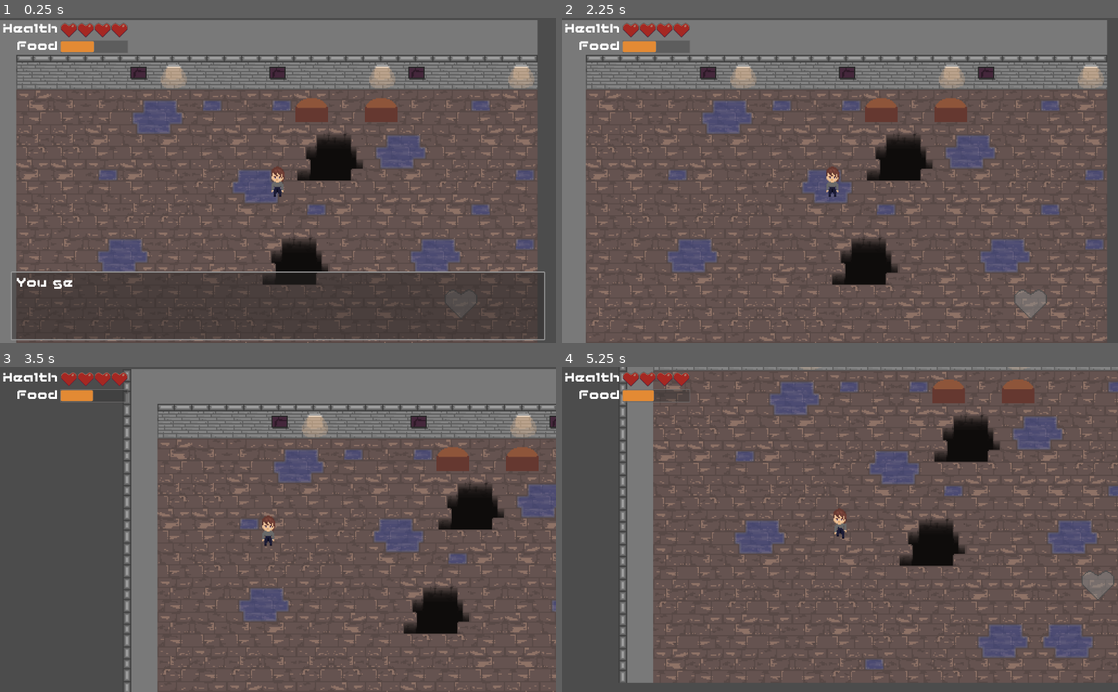
Above: before the commit, frames 1-4 (two rows, left to right).
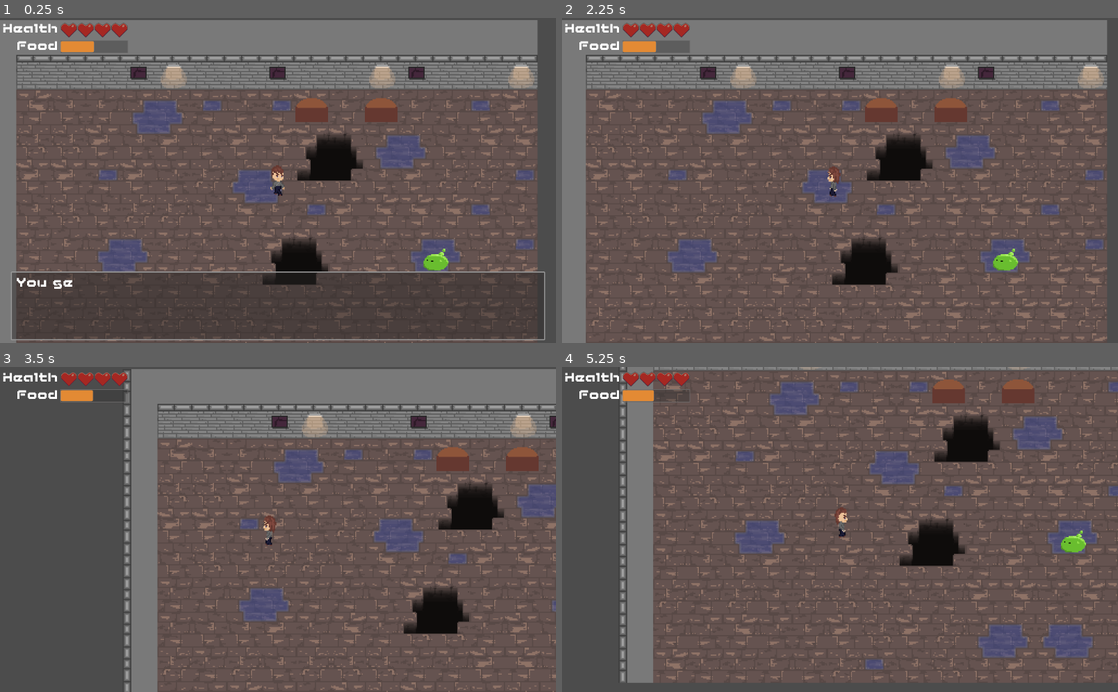
Above: after the commit, the same moments.

Repository: Drauthius/ld45
Game: Godot game, scene res://scn/Game.tscn
Same seed, same stepped clock (60 frames per second), same inputs: the game is played once before the commit and once after it.
Inputs (mouse positions are in pixels of both pictures, inside the frame that each line leads up to):
- Up to frame 1 (0.25 s): no input
- Up to frame 2 (2.25 s): tap Enter (player_interact) at 0.5, 1.35, 2 s; move the mouse to (812, 245) at 0.52 s; hold Space (player_attack) 0.53-1.28 s; hold Up (player_up) 0.53-2.03 s; click (812, 245) at 0.67 s; move the mouse to (1006, 229) at 1.27 s; move the mouse to (673, 131) at 2.02 s; hold Left (player_left) from 2.03 s (still down); tap 1 at 2.1 s
- Up to frame 3 (3.5 s): keep holding Left (player_left); move the mouse to (305, 529) at 2.77 s; tap 9 at 2.85 s; click (305, 529) at 2.92 s
- Up to frame 4 (5.25 s): move the mouse to (756, 448) at 3.52 s; release Left (player_left) at 3.53 s; hold Down (player_down) 3.53-4.28 s; tap 0 at 3.6 s; move the mouse to (962, 513) at 4.27 s; hold Right (player_right) 4.28-5.03 s; tap Space (player_attack) at 4.35 s; move the mouse to (728, 545) at 5.02 s; hold Up (player_up) from 5.03 s (still down); tap Enter (player_interact) at 5.1 s; click (728, 545) at 5.17 s

The runs differ from the first frame. In frame 1, 0.3% of the frame differs, in the area x 48-86%, y 45-93%; in frame 2, 0.6%; in frame 3, 0.1%; in frame 4, 0.6%, in the area x 48-100%, y 43-72%.

Commit message:
Hook in new sprites, but only slightly

Diff:
--- /dev/null
+++ b/scn/Blobber.tscn
@@ -0,0 +1,47 @@
+[gd_scene load_steps=4 format=2]
+
+[ext_resource path="res://scn/Enemy.tscn" type="PackedScene" id=1]
+[ext_resource path="res://gfx/blobber-45.png" type="Texture" id=2]
+
+[sub_resource type="Animation" id=1]
+resource_name = "run_up"
+length = 0.7
+loop = true
+tracks/0/type = "value"
+tracks/0/path = NodePath("Sprite:frame")
+tracks/0/interp = 1
+tracks/0/loop_wrap = true
+tracks/0/imported = false
+tracks/0/enabled = true
+tracks/0/keys = {
+"times": PoolRealArray( 0, 0.2, 0.4, 0.6 ),
+"transitions": PoolRealArray( 1, 1, 1, 1 ),
+"update": 1,
+"values": [ 0, 1, 2, 3 ]
+}
+tracks/1/type = "value"
+tracks/1/path = NodePath("Sprite:texture")
+tracks/1/interp = 1
+tracks/1/loop_wrap = true
+tracks/1/imported = false
+tracks/1/enabled = true
+tracks/1/keys = {
+"times": PoolRealArray( 0 ),
+"transitions": PoolRealArray( 1 ),
+"update": 1,
+"values": [ ExtResource( 2 ) ]
+}
+
+[node name="Blobber" index="0" instance=ExtResource( 1 )]
+movement_speed = 50.0
+
+[node name="Sprite" parent="." index="0"]
+texture = ExtResource( 2 )
+hframes = 4
+frame = 3
+
+[node name="AnimationPlayer" parent="." index="2"]
+anims/run_down = SubResource( 1 )
+anims/run_left = SubResource( 1 )
+anims/run_right = SubResource( 1 )
+anims/run_up = SubResource( 1 )
--- a/scn/Character.tscn
+++ b/scn/Character.tscn
@@ -1,12 +1,74 @@
-[gd_scene load_steps=4 format=2]
+[gd_scene load_steps=8 format=2]
 
 [ext_resource path="res://src/Character.gd" type="Script" id=1]
+[ext_resource path="res://gfx/blobber-45.png" type="Texture" id=2]
 
 [sub_resource type="CapsuleShape2D" id=1]
 height = 3.60218
 
 [sub_resource type="Animation" id=2]
 resource_name = "run_down"
+loop = true
+tracks/0/type = "value"
+tracks/0/path = NodePath("Sprite:frame")
+tracks/0/interp = 1
+tracks/0/loop_wrap = true
+tracks/0/imported = false
+tracks/0/enabled = true
+tracks/0/keys = {
+"times": PoolRealArray(  ),
+"transitions": PoolRealArray(  ),
+"update": 1,
+"values": [  ]
+}
+
+[sub_resource type="Animation" id=3]
+resource_name = "run_left"
+loop = true
+tracks/0/type = "value"
+tracks/0/path = NodePath("Sprite:frame")
+tracks/0/interp = 1
+tracks/0/loop_wrap = true
+tracks/0/imported = false
+tracks/0/enabled = true
+tracks/0/keys = {
+"times": PoolRealArray( 0 ),
+"transitions": PoolRealArray( 1 ),
+"update": 1,
+"values": [ 0 ]
+}
+tracks/1/type = "value"
+tracks/1/path = NodePath("Sprite:texture")
+tracks/1/interp = 1
+tracks/1/loop_wrap = true
+tracks/1/imported = false
+tracks/1/enabled = true
+tracks/1/keys = {
+"times": PoolRealArray( 0 ),
+"transitions": PoolRealArray( 1 ),
+"update": 1,
+"values": [ ExtResource( 2 ) ]
+}
+
+[sub_resource type="Animation" id=4]
+resource_name = "run_right"
+loop = true
+tracks/0/type = "value"
+tracks/0/path = NodePath("Sprite:frame")
+tracks/0/interp = 1
+tracks/0/loop_wrap = true
+tracks/0/imported = false
+tracks/0/enabled = true
+tracks/0/keys = {
+"times": PoolRealArray(  ),
+"transitions": PoolRealArray(  ),
+"update": 1,
+"values": [  ]
+}
+
+[sub_resource type="Animation" id=5]
+resource_name = "run_up"
+loop = true
 tracks/0/type = "value"
 tracks/0/path = NodePath("Sprite:frame")
 tracks/0/interp = 1
@@ -32,6 +94,9 @@
 
 [node name="AnimationPlayer" type="AnimationPlayer" parent="."]
 anims/run_down = SubResource( 2 )
+anims/run_left = SubResource( 3 )
+anims/run_right = SubResource( 4 )
+anims/run_up = SubResource( 5 )
 
 [node name="AttackCooldown" type="Timer" parent="."]
 wait_time = 0.4
--- a/scn/Game.tscn
+++ b/scn/Game.tscn
@@ -4,7 +4,7 @@
 [ext_resource path="res://res/level1.tres" type="TileSet" id=2]
 [ext_resource path="res://scn/Player.tscn" type="PackedScene" id=3]
 [ext_resource path="res://scn/GUI.tscn" type="PackedScene" id=4]
-[ext_resource path="res://scn/Enemy.tscn" type="PackedScene" id=5]
+[ext_resource path="res://scn/Blobber.tscn" type="PackedScene" id=5]
 
 [node name="Game" type="Node2D"]
 script = ExtResource( 1 )
@@ -19,6 +19,8 @@
 
 [node name="GUI" parent="." instance=ExtResource( 4 )]
 
-[node name="Enemy" parent="." instance=ExtResource( 5 )]
-position = Vector2( 441.388, 260.51 )
+[node name="Blobber" parent="." groups=[
+"Living",
+] instance=ExtResource( 5 )]
+position = Vector2( 418.067, 220.125 )
 [connection signal="choice" from="GUI" to="." method="_on_GUI_choice"]
--- a/scn/Player.tscn
+++ b/scn/Player.tscn
@@ -1,8 +1,12 @@
-[gd_scene load_steps=6 format=2]
+[gd_scene load_steps=14 format=2]
 
 [ext_resource path="res://scn/Character.tscn" type="PackedScene" id=1]
 [ext_resource path="res://src/Player.gd" type="Script" id=2]
-[ext_resource path="res://gfx/player.png" type="Texture" id=3]
+[ext_resource path="res://gfx/player45.png" type="Texture" id=3]
+[ext_resource path="res://gfx/player0.png" type="Texture" id=4]
+[ext_resource path="res://gfx/player-45.png" type="Texture" id=5]
+[ext_resource path="res://gfx/player-90.png" type="Texture" id=6]
+[ext_resource path="res://gfx/player90.png" type="Texture" id=7]
 
 [sub_resource type="CircleShape2D" id=1]
 radius = 20.0
@@ -18,10 +22,138 @@
 tracks/0/imported = false
 tracks/0/enabled = true
 tracks/0/keys = {
-"times": PoolRealArray( 0, 0.2, 0.4, 0.6 ),
-"transitions": PoolRealArray( 1, 1, 1, 1 ),
+"times": PoolRealArray( 0, 0.1, 0.2, 0.3, 0.4, 0.5, 0.6, 0.7 ),
+"transitions": PoolRealArray( 1, 1, 1, 1, 1, 1, 1, 1 ),
 "update": 1,
-"values": [ 0, 1, 2, 3 ]
+"values": [ 0, 1, 2, 3, 4, 5, 6, 7 ]
+}
+tracks/1/type = "value"
+tracks/1/path = NodePath("Sprite:texture")
+tracks/1/interp = 1
+tracks/1/loop_wrap = true
+tracks/1/imported = false
+tracks/1/enabled = true
+tracks/1/keys = {
+"times": PoolRealArray( 0 ),
+"transitions": PoolRealArray( 1 ),
+"update": 1,
+"values": [ ExtResource( 4 ) ]
+}
+
+[sub_resource type="Animation" id=6]
+resource_name = "run_downleft"
+length = 0.8
+loop = true
+tracks/0/type = "value"
+tracks/0/path = NodePath("Sprite:frame")
+tracks/0/interp = 1
+tracks/0/loop_wrap = true
+tracks/0/imported = false
+tracks/0/enabled = true
+tracks/0/keys = {
+"times": PoolRealArray( 0, 0.1, 0.2, 0.3, 0.4, 0.5, 0.6, 0.7 ),
+"transitions": PoolRealArray( 1, 1, 1, 1, 1, 1, 1, 1 ),
+"update": 1,
+"values": [ 0, 1, 2, 3, 4, 5, 6, 7 ]
+}
+tracks/1/type = "value"
+tracks/1/path = NodePath("Sprite:texture")
+tracks/1/interp = 1
+tracks/1/loop_wrap = true
+tracks/1/imported = false
+tracks/1/enabled = true
+tracks/1/keys = {
+"times": PoolRealArray( 0 ),
+"transitions": PoolRealArray( 1 ),
+"update": 1,
+"values": [ ExtResource( 5 ) ]
+}
+
+[sub_resource type="Animation" id=5]
+resource_name = "run_downright"
+length = 0.8
+loop = true
+tracks/0/type = "value"
+tracks/0/path = NodePath("Sprite:frame")
+tracks/0/interp = 1
+tracks/0/loop_wrap = true
+tracks/0/imported = false
+tracks/0/enabled = true
+tracks/0/keys = {
+"times": PoolRealArray( 0, 0.1, 0.2, 0.3, 0.4, 0.5, 0.6, 0.7 ),
+"transitions": PoolRealArray( 1, 1, 1, 1, 1, 1, 1, 1 ),
+"update": 1,
+"values": [ 0, 1, 2, 3, 4, 5, 6, 7 ]
+}
+tracks/1/type = "value"
+tracks/1/path = NodePath("Sprite:texture")
+tracks/1/interp = 1
+tracks/1/loop_wrap = true
+tracks/1/imported = false
+tracks/1/enabled = true
+tracks/1/keys = {
+"times": PoolRealArray( 0 ),
+"transitions": PoolRealArray( 1 ),
+"update": 1,
+"values": [ ExtResource( 3 ) ]
+}
+
+[sub_resource type="Animation" id=3]
+resource_name = "run_left"
+length = 0.8
+loop = true
+tracks/0/type = "value"
+tracks/0/path = NodePath("Sprite:frame")
+tracks/0/interp = 1
+tracks/0/loop_wrap = true
+tracks/0/imported = false
+tracks/0/enabled = true
+tracks/0/keys = {
+"times": PoolRealArray( 0, 0.1, 0.2, 0.3, 0.4, 0.5, 0.6, 0.7 ),
+"transitions": PoolRealArray( 1, 1, 1, 1, 1, 1, 1, 1 ),
+"update": 1,
+"values": [ 0, 1, 2, 3, 4, 5, 6, 7 ]
+}
+tracks/1/type = "value"
+tracks/1/path = NodePath("Sprite:texture")
+tracks/1/interp = 1
+tracks/1/loop_wrap = true
+tracks/1/imported = false
+tracks/1/enabled = true
+tracks/1/keys = {
+"times": PoolRealArray( 0 ),
+"transitions": PoolRealArray( 1 ),
+"update": 1,
+"values": [ ExtResource( 6 ) ]
+}
+
+[sub_resource type="Animation" id=4]
+resource_name = "run_right"
+length = 0.8
+loop = true
+tracks/0/type = "value"
+tracks/0/path = NodePath("Sprite:frame")
+tracks/0/interp = 1
+tracks/0/loop_wrap = true
+tracks/0/imported = false
+tracks/0/enabled = true
+tracks/0/keys = {
+"times": PoolRealArray( 0, 0.1, 0.2, 0.3, 0.4, 0.5, 0.6, 0.7 ),
+"transitions": PoolRealArray( 1, 1, 1, 1, 1, 1, 1, 1 ),
+"update": 1,
+"values": [ 0, 1, 2, 3, 4, 5, 6, 7 ]
+}
+tracks/1/type = "value"
+tracks/1/path = NodePath("Sprite:texture")
+tracks/1/interp = 1
+tracks/1/loop_wrap = true
+tracks/1/imported = false
+tracks/1/enabled = true
+tracks/1/keys = {
+"times": PoolRealArray( 0 ),
+"transitions": PoolRealArray( 1 ),
+"update": 1,
+"values": [ ExtResource( 7 ) ]
 }
 
 [node name="Player" instance=ExtResource( 1 )]
@@ -30,7 +162,8 @@
 
 [node name="Sprite" parent="." index="0"]
 texture = ExtResource( 3 )
-hframes = 4
+hframes = 8
+frame = 2
 
 [node name="Camera2D" type="Camera2D" parent="." index="2"]
 current = true
@@ -45,5 +178,9 @@
 
 [node name="AnimationPlayer" parent="." index="4"]
 anims/run_down = SubResource( 2 )
+anims/run_downleft = SubResource( 6 )
+anims/run_downright = SubResource( 5 )
+anims/run_left = SubResource( 3 )
+anims/run_right = SubResource( 4 )
 [connection signal="body_entered" from="InteractionRange" to="." method="_on_InteractionRange_body_entered"]
 [connection signal="body_exited" from="InteractionRange" to="." method="_on_InteractionRange_body_exited"]
--- a/src/Character.gd
+++ b/src/Character.gd
@@ -2,6 +2,8 @@
 
 export(float, 0.1, 100.0) var movement_speed = 100.0
 export(int, 1, 100) var max_health = 1
+
+const QPI = PI/4
 
 onready var is_player := false
 onready var health : int = max_health
@@ -21,3 +23,21 @@
 		dead = true
 		emit_signal("death", self)
 		queue_free()
+
+func update_sprite(stopped):
+	if stopped:
+		if $AnimationPlayer.is_playing():
+			$AnimationPlayer.seek(0, true)
+			$AnimationPlayer.stop()
+	else:
+		var anim := "run_"
+		if facing > 5*QPI and facing < 7*QPI:
+			anim += "down"
+		elif facing > 3*QPI and facing < 5*QPI:
+			anim += "right"
+		elif facing > QPI and facing < 3*QPI:
+			anim += "up"
+		else:
+			anim += "left"
+		#print(facing, " -> ", anim)
+		$AnimationPlayer.play(anim)
--- a/src/Enemy.gd
+++ b/src/Enemy.gd
@@ -12,4 +12,8 @@
 		return
 
 	var direction : Vector2 = (target.position - position).normalized()
-	var _velocity = move_and_slide(direction * movement_speed)
+	facing = direction.angle() + PI
+
+	var velocity = move_and_slide(direction * movement_speed)
+
+	update_sprite(velocity.length_squared() <= 0.001)
--- a/src/Player.gd
+++ b/src/Player.gd
@@ -48,7 +48,28 @@
 		$AnimationPlayer.seek(0, true)
 		$AnimationPlayer.stop()
 	else:
-		$AnimationPlayer.play("run_down")
+		var deg = rad2deg(facing + PI/2)
+		var anim := "run_down"
+		if deg >= 337.5 or deg <= 22.5:
+			anim = "run_up"
+		elif deg >= 22.5 and deg <= 67.5:
+			anim = "run_upright"
+		elif deg >= 67.5 and deg <= 112.5:
+			anim = "run_right"
+		elif deg >= 112.5 and deg <= 157.5:
+			anim = "run_downright"
+		elif deg >= 157.5 and deg <= 202.5:
+			anim = "run_down"
+		elif deg >= 202.5 and deg <= 247.5:
+			anim = "run_downleft"
+		elif deg >= 247.5 and deg <= 292.5:
+			anim = "run_left"
+		else:
+			anim = "run_upleft"
+
+		if not $AnimationPlayer.has_animation(anim):
+			anim = "run_down"
+		$AnimationPlayer.play(anim)
 
 func _on_InteractionRange_body_entered(body):
 	if body.is_in_group("Interactable"):
Not shown, added: gfx/blobber-45.png.import
Not shown, added: gfx/blobber0.png.import
Not shown, added: gfx/blobber180.png.import
Not shown, added: gfx/blobber45.png.import
Not shown, added: gfx/player-45.png.import
Not shown, added: gfx/player-90.png.import
Not shown, added: gfx/player0.png.import
Not shown, added: gfx/player45.png.import
Not shown, added: gfx/player90.png.import
